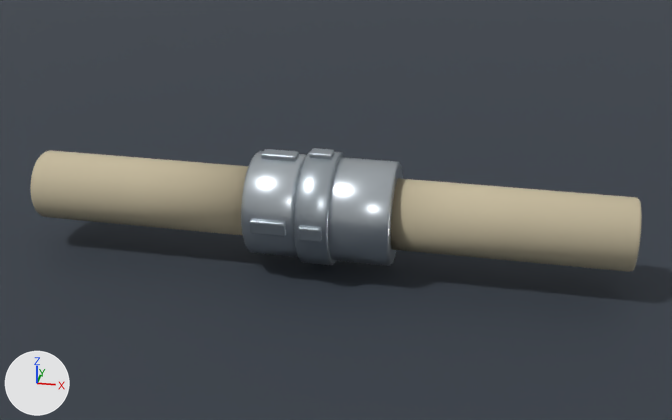
One commit to the Blender file assets/models/acoples/linea-acoplada.blend: the scene before it, then after it.
Both versions are drawn from a camera (50 mm lens) standing at (0.14, -0.652, 0.375) and looking at (0.01, 0.001, 0.048). Lighting does not change. The marker at lower left points along +X, +Y and +Z. The picture after the commit comes second.

In view in the first picture: 'Acople_Hembra_Saliente_1.001', 'Acople_Hembra_Saliente_4.001', 'Acople_Macho_Saliente_3.001', 'Acople_Macho_Saliente_4.001', 'Hembra_Collar_giratorio.001', 'Hembra_Cuerpo.001', 'Linea_Hembra_Manguera', 'Linea_Macho_Manguera', 'Macho_Cuerpo.001', 'Suelo de estudio.001'.
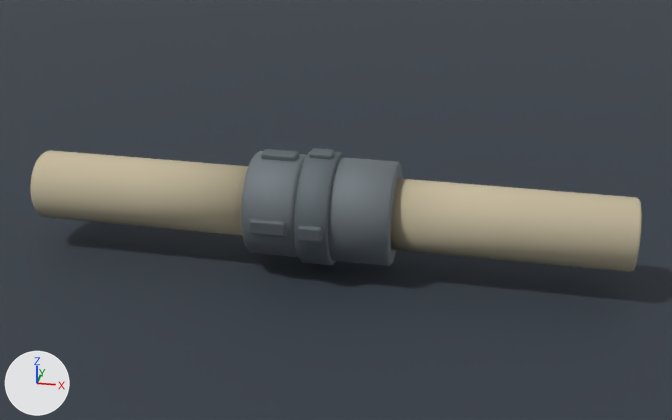
Boxes (x1, y1, x2, y2) around the edits, measured in the pictures (672 x 420 px):
'Hembra_Cuerpo.001', recoloured (light grey to grey)
    both: (328, 157, 400, 265)
'Macho_Cuerpo.001', recoloured (light grey to grey)
    both: (241, 151, 307, 251)
'Hembra_Collar_giratorio.001', recoloured (light grey to grey)
    both: (294, 151, 345, 258)
'Acople_Macho_Saliente_3.001', recoloured (light grey to grey)
    both: (261, 149, 299, 162)
'Acople_Hembra_Saliente_1.001', recoloured (light grey to grey)
    both: (309, 148, 334, 160)

Edits to the bpy script that builds the scene:
```text
Add mat_aluminio___collar___mate_linea:
    mat_aluminio___collar___mate_linea = principled_material('Aluminio - collar - mate linea')
    mat_aluminio___collar___mate_linea.base_color = (0.19, 0.22, 0.24)  # grey #798186
    mat_aluminio___collar___mate_linea.metallic = 0.85
    mat_aluminio___collar___mate_linea.roughness = 0.78
Add mat_aluminio_satinado___mate_linea:
    mat_aluminio_satinado___mate_linea = principled_material('Aluminio satinado - mate linea')
    mat_aluminio_satinado___mate_linea.base_color = (0.24, 0.27, 0.29)  # grey #868e93
    mat_aluminio_satinado___mate_linea.metallic = 0.85
    mat_aluminio_satinado___mate_linea.roughness = 0.78
Change me_macho_cuerpo_001:
    where me_macho_cuerpo_001.from_pydata(...)  # 576 vertices, 576 faces; spans x -0.041..0.041, y -0.041..0.041, z 0.001..0.069
    remove me_macho_cuerpo_001.materials.append(mat_aluminio_satinado)  # light grey #c5cdd3
    add me_macho_cuerpo_001.materials.append(mat_aluminio_satinado___mate_linea)  # grey #868e93
Change me_acople_macho_saliente_3_001:
    where me_acople_macho_saliente_3_001.from_pydata(...)  # 96 vertices, 98 faces; spans x -0.003..0.003, y -0.006..0.006, z -0.014..0.014
    remove me_acople_macho_saliente_3_001.materials.append(mat_aluminio___collar)  # light grey #b1bac0
    add me_acople_macho_saliente_3_001.materials.append(mat_aluminio___collar___mate_linea)  # grey #798186
Change me_acople_macho_saliente_4_001:
    where me_acople_macho_saliente_4_001.from_pydata(...)  # 96 vertices, 98 faces; spans x -0.003..0.003, y -0.006..0.006, z -0.014..0.014
    remove me_acople_macho_saliente_4_001.materials.append(mat_aluminio___collar)  # light grey #b1bac0
    add me_acople_macho_saliente_4_001.materials.append(mat_aluminio___collar___mate_linea)  # grey #798186
Change me_hembra_cuerpo_001:
    where me_hembra_cuerpo_001.from_pydata(...)  # 448 vertices, 448 faces; spans x -0.041..0.041, y -0.041..0.041, z 0.001..0.05
    remove me_hembra_cuerpo_001.materials.append(mat_aluminio_satinado)  # light grey #c5cdd3
    add me_hembra_cuerpo_001.materials.append(mat_aluminio_satinado___mate_linea)  # grey #868e93
Change me_hembra_collar_giratorio_001:
    where me_hembra_collar_giratorio_001.from_pydata(...)  # 384 vertices, 384 faces; spans x -0.045..0.045, y -0.045..0.045, z 0.047..0.0725
    remove me_hembra_collar_giratorio_001.materials.append(mat_aluminio___collar)  # light grey #b1bac0
    add me_hembra_collar_giratorio_001.materials.append(mat_aluminio___collar___mate_linea)  # grey #798186
Change me_acople_hembra_saliente_1_001:
    where me_acople_hembra_saliente_1_001.from_pydata(...)  # 96 vertices, 98 faces; spans x -0.003..0.003, y -0.006..0.006, z -0.009..0.009
    remove me_acople_hembra_saliente_1_001.materials.append(mat_aluminio___collar)  # light grey #b1bac0
    add me_acople_hembra_saliente_1_001.materials.append(mat_aluminio___collar___mate_linea)  # grey #798186
Change me_acople_hembra_saliente_4_001:
    where me_acople_hembra_saliente_4_001.from_pydata(...)  # 96 vertices, 98 faces; spans x -0.003..0.003, y -0.006..0.006, z -0.009..0.009
    remove me_acople_hembra_saliente_4_001.materials.append(mat_aluminio___collar)  # light grey #b1bac0
    add me_acople_hembra_saliente_4_001.materials.append(mat_aluminio___collar___mate_linea)  # grey #798186
```
